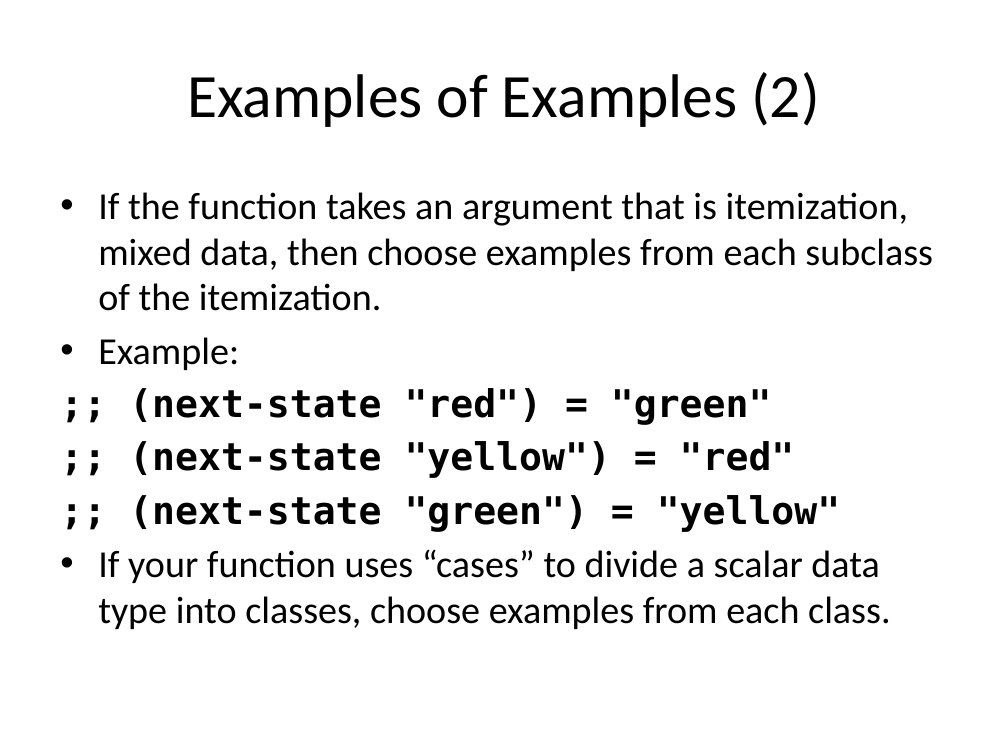
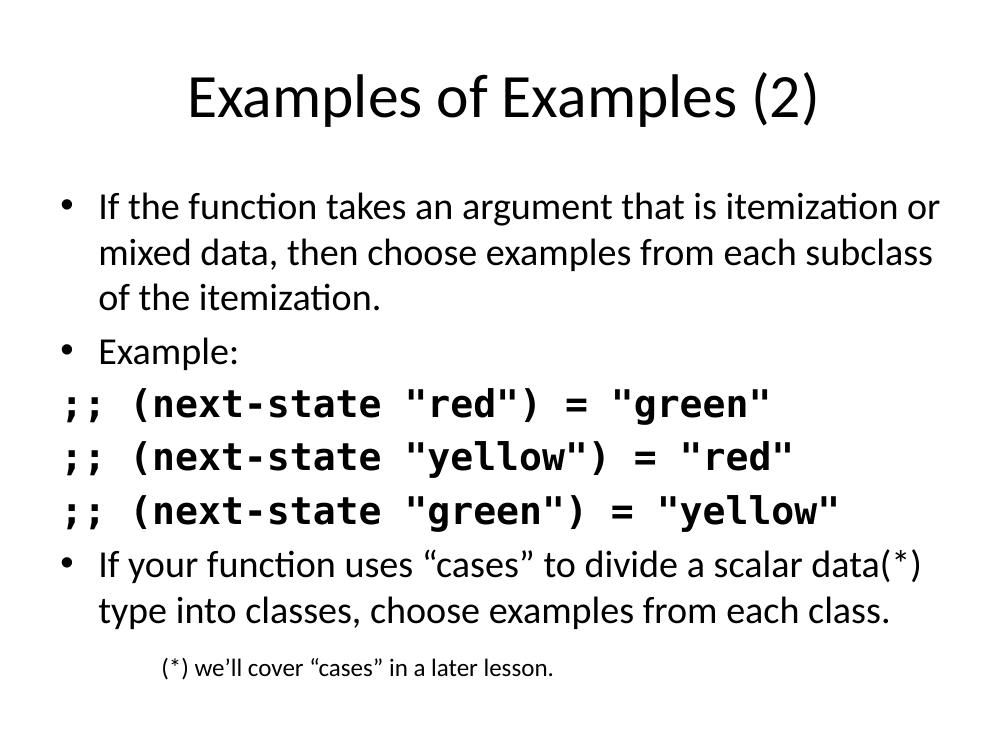
Before and after one commit to mwand/cs5010f16, a slide deck: slide 15 of Slides/Lesson 1.6 Contracts, Purpose Statements, and Examples.pptx. Drawn at 1008x756 pixels with LibreOffice and Linux fonts; fonts in the diff are those of the drawing. Boxes give left, top, right and bottom in pixels: in the first picture for what was removed or moved away, otherwise in the second. Text is boxed around its words. In the diff, an @@ line names an element or a change of style, - is before the commit and + after.

Commit message:
finished Lessons 1.3-1.7

```diff
--- a/Slides/Lesson 1.6 Contracts, Purpose Statements, and Examples.pptx
+++ b/Slides/Lesson 1.6 Contracts, Purpose Statements, and Examples.pptx
@@ text at (98,192,940,311): text changed @@
-• If the function takes an argument that is itemization, mixed data, then choose examples from each subclass of the itemization.
+• If the function takes an argument that is itemization or mixed data, then choose examples from each subclass of the itemization.
@@ text at (98,549,922,677): text changed @@
-• If your function uses “cases” to divide a scalar data type into classes, choose examples from each class.
+• If your function uses “cases” to divide a scalar data(*) type into classes, choose examples from each class.
+(*) we’ll cover “cases” in a later lesson.
```
Also in this commit, not shown: 16 other slides changed, 14 other files.
